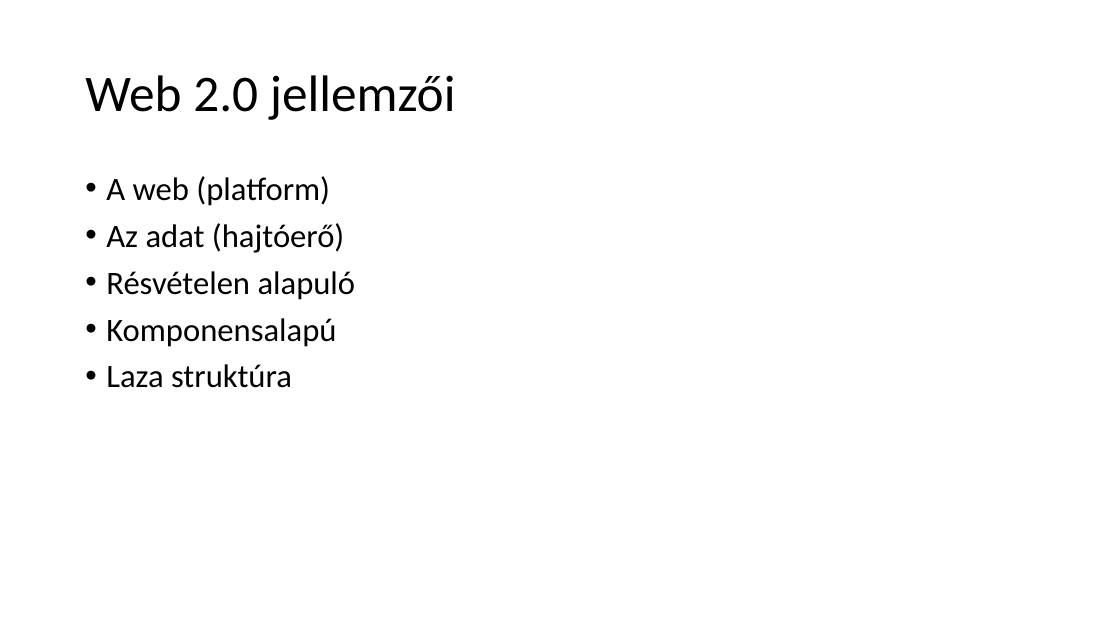
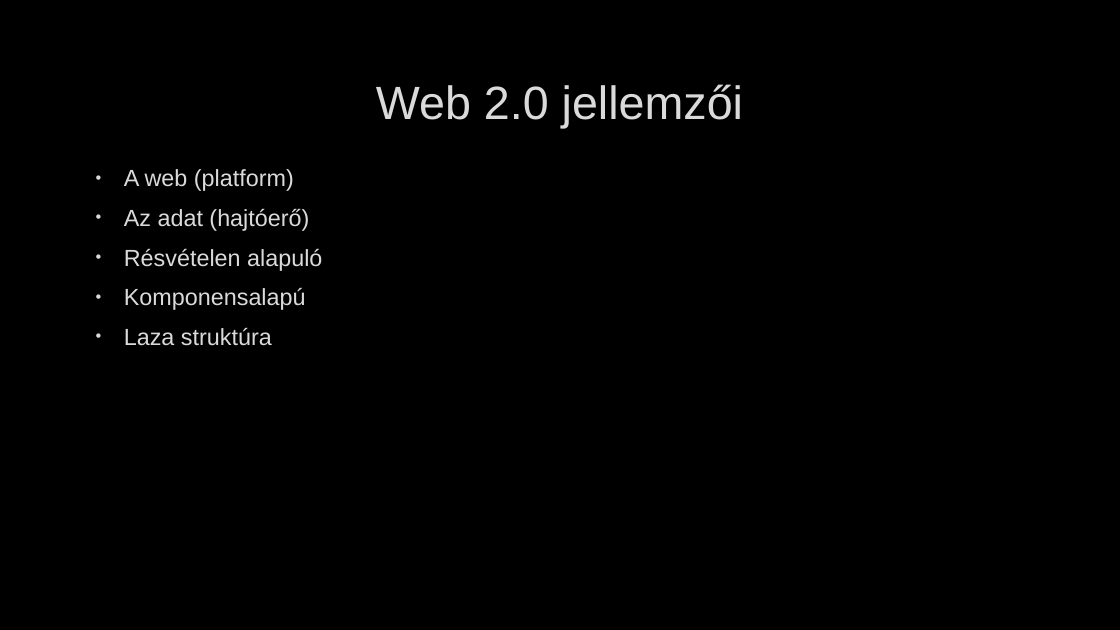
Before and after one commit to UtasiB/IKTesWEB, a slide deck: slide 6 of Web 2.0.pptx (slide 5 before the commit). Drawn at 1120x630 pixels with LibreOffice and Linux fonts; fonts in the diff are those of the drawing; background and template pictures are left out. Boxes give left, top, right and bottom in pixels: in the first picture for what was removed or moved away, otherwise in the second. Text is boxed around its words. In the diff, an @@ line names an element or a change of style, - is before the commit and + after.

```diff
--- a/Web 2.0.pptx
+++ b/Web 2.0.pptx
@@ background #FFFFFF to picture (left out) @@
@@ title "Web 2.0 jellemzői": place and size @@
-title "Web 2.0 jellemzői" at (85, 75, 456, 120)
+title "Web 2.0 jellemzői" at (376, 84, 743, 128)
@@ title "Web 2.0 jellemzői" at (376, 84, 743, 128): size 44 to 40 pt, font Calibri to Arial, text colour #000000 to #DADADA, letter outline none to #404040 0.75 pt; alignment left to centre; line spacing 0.9 to 1 @@
@@ text "A web (platform)": place and size @@
-text "A web (platform)" at (106, 176, 356, 388)
+text "A web (platform)" at (124, 169, 322, 346)
@@ text "A web (platform)" at (124, 169, 322, 346): size 28 to 20 pt, font Calibri to Arial, text colour #000000 to #DADADA, letter outline none to #404040 0.75 pt; indent changed; line spacing 0.9 to 1 @@
```
Also in this commit, not shown: 6 other slides changed, 3 slides added, 2 slides removed, 1 other file.
